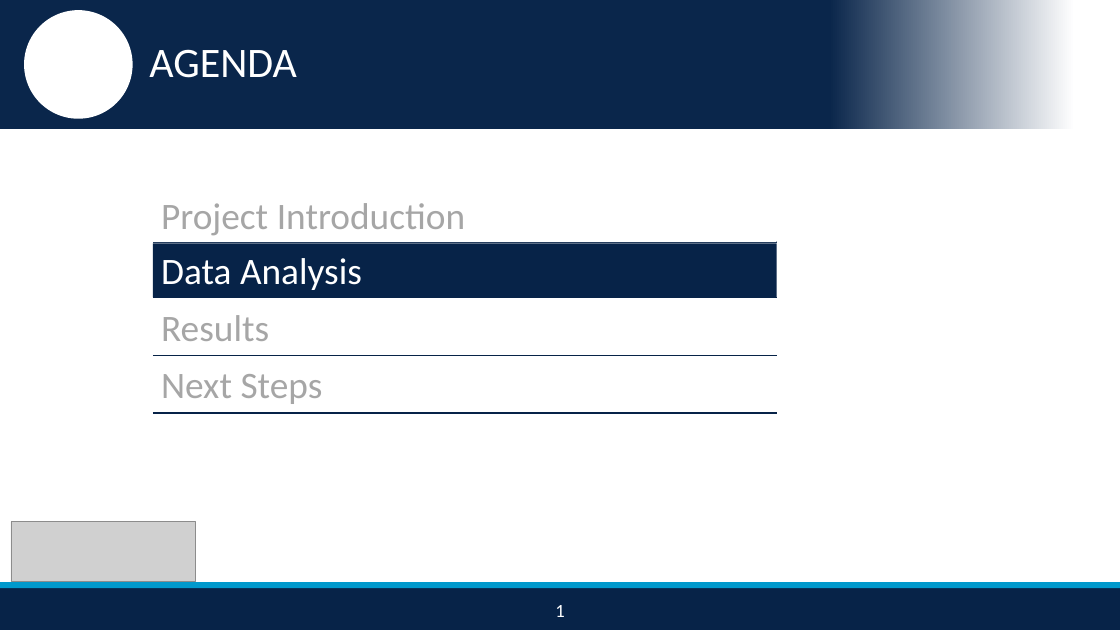
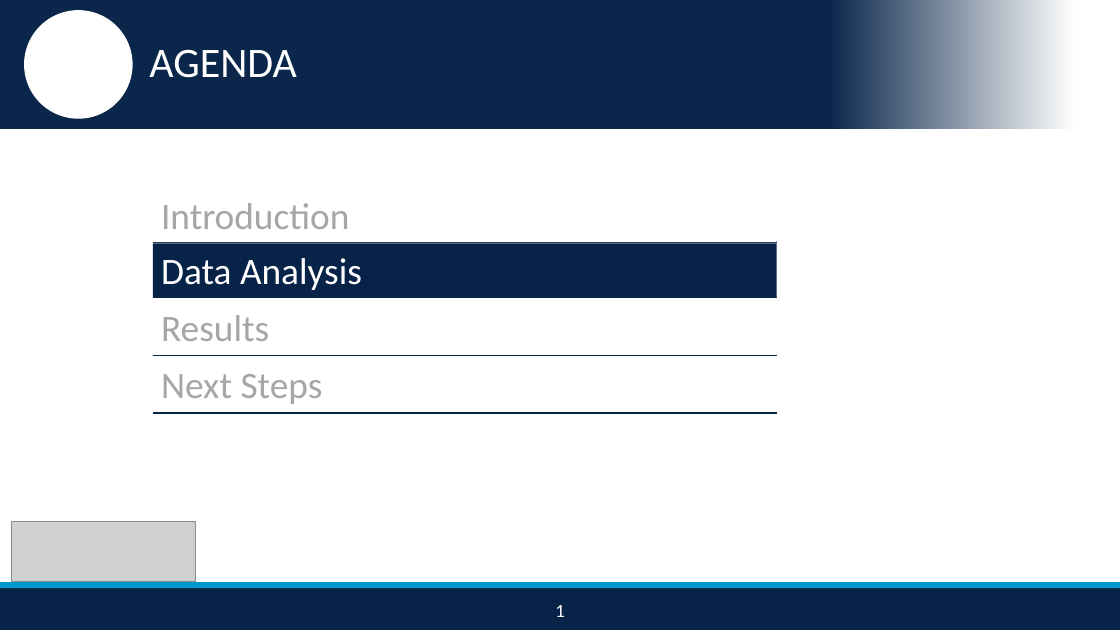
Before and after one commit to nikhilba/NOLA, a slide deck: slide 8 of Presentation/NOLA_Midterm_Presentation_v1.2.pptx. Drawn at 1120x630 pixels with LibreOffice and Linux fonts; fonts in the diff are those of the drawing; grey boxes stand for pictures; background and template pictures are left out. Boxes give left, top, right and bottom in pixels: in the first picture for what was removed or moved away, otherwise in the second. Text is boxed around its words. In the diff, an @@ line names an element or a change of style, - is before the commit and + after.

```diff
--- a/Presentation/NOLA_Midterm_Presentation_v1.2.pptx
+++ b/Presentation/NOLA_Midterm_Presentation_v1.2.pptx
@@ text in rectangle at (161,203,349,229): text changed @@
-Project Introduction
+Introduction
```
Also in this commit, not shown: 5 other slides changed.
